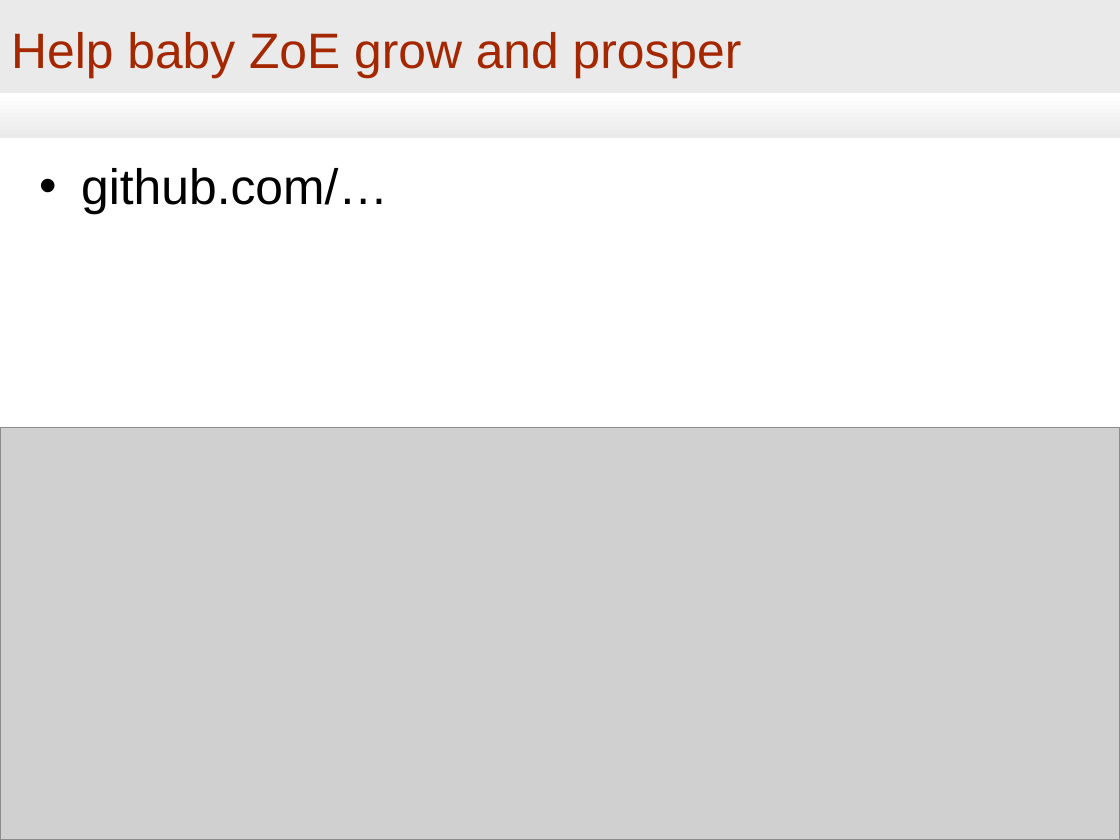
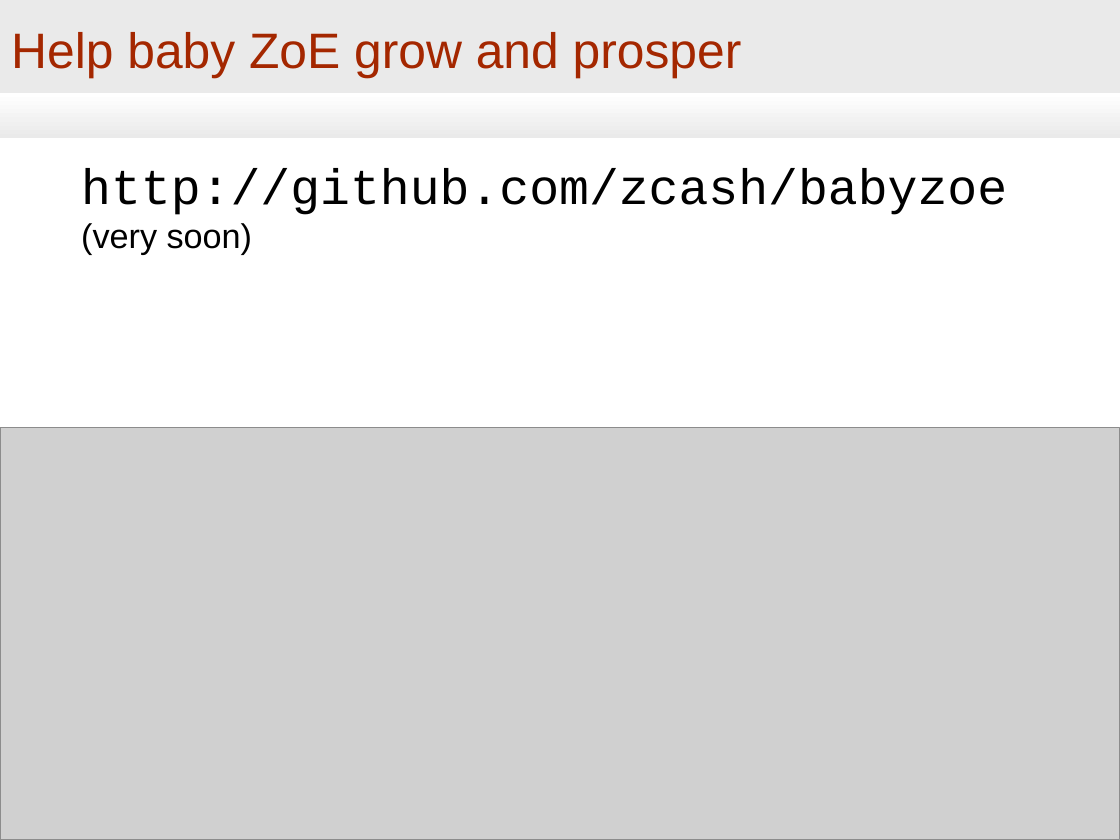
Before and after one commit to zcash-hackworks/babyzoe, a slide deck: slide 14 of babyzoe-draft2.odp (slide 10 before the commit). Drawn at 1120x840 pixels with LibreOffice and Linux fonts; fonts in the diff are those of the drawing; grey boxes stand for pictures. Boxes give left, top, right and bottom in pixels: in the first picture for what was removed or moved away, otherwise in the second. Text is boxed around its words. In the diff, an @@ line names an element or a change of style, - is before the commit and + after.

```diff
--- a/babyzoe-draft2.odp
+++ b/babyzoe-draft2.odp
@@ text at (81,168,1007,255): text changed; font Arial to Courier New @@
-• github.com/…
+http://github.com/zcash/babyzoe
+(very soon)
```
Also in this commit, not shown: 6 other slides changed, 5 slides added, 1 slide removed.
